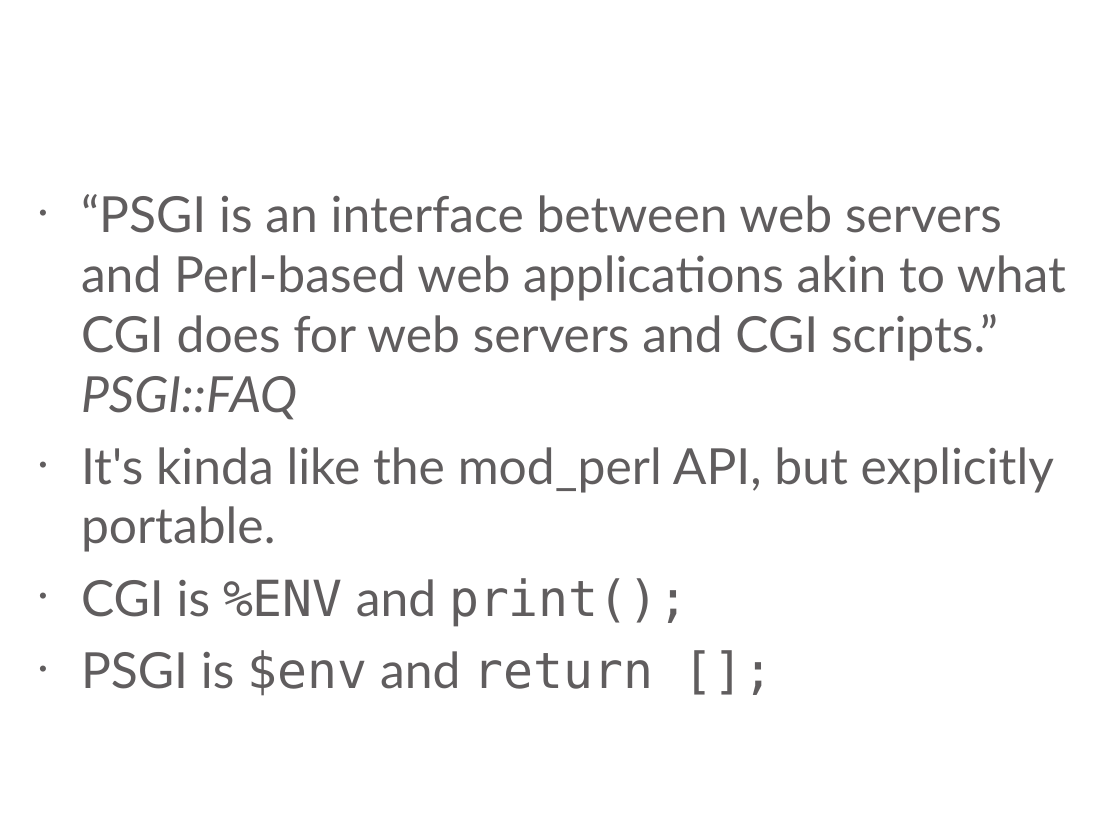
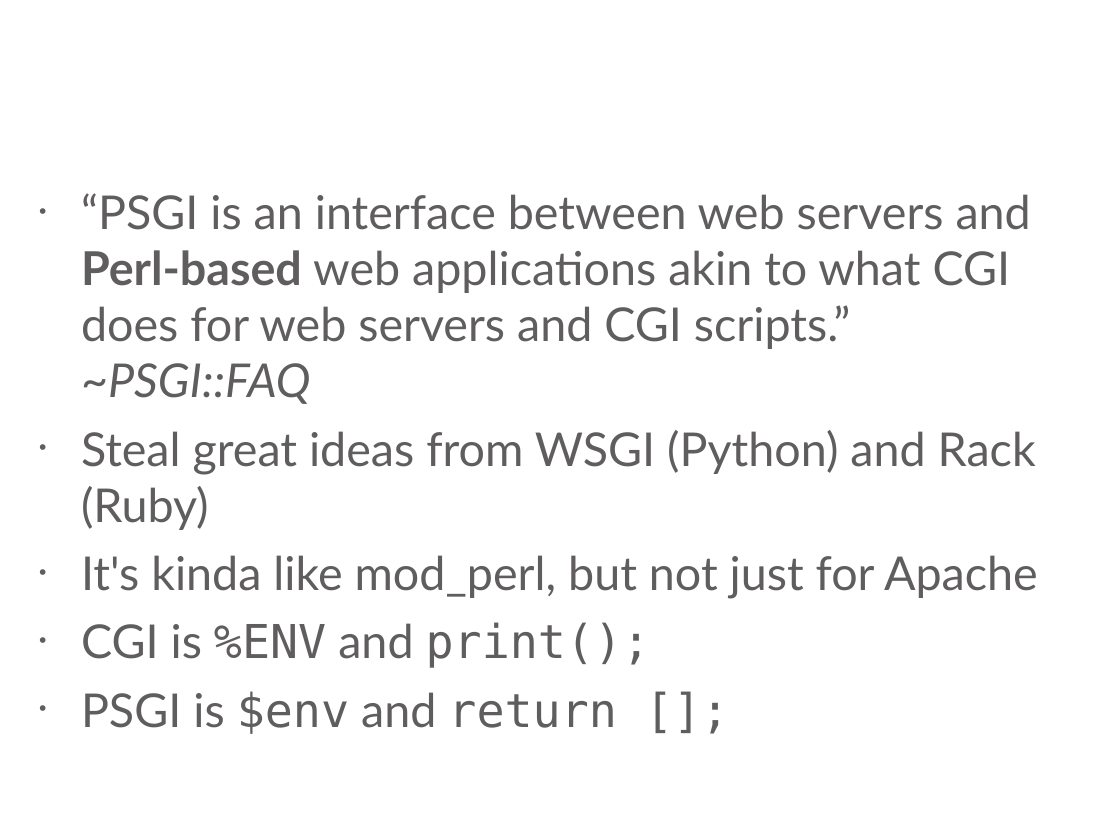
Before and after one commit to stash/vanpm-psgi, a slide deck: slide 3 of slides.odp. Drawn at 1120x840 pixels with LibreOffice and Linux fonts; fonts in the diff are those of the drawing; background and template pictures are left out. Boxes give left, top, right and bottom in pixels: in the first picture for what was removed or moved away, otherwise in the second. Text is boxed around its words. In the diff, an @@ line names an element or a change of style, - is before the commit and + after.

Commit message:
updated slides

```diff
--- a/slides.odp
+++ b/slides.odp
@@ text at bbox=[81, 193, 1038, 599]: text changed; size 32 to 30 pt @@
-• “PSGI is an interface between web servers and Perl-based web applications akin to what CGI does for web servers and CGI scripts.” PSGI::FAQ
-• It's kinda like the mod_perl API, but explicitly portable.
+• “PSGI is an interface between web servers and Perl-based web applications akin to what CGI does for web servers and CGI scripts.” ~PSGI::FAQ
+• Steal great ideas from WSGI (Python) and Rack (Ruby)
+• It's kinda like mod_perl, but not just for Apache
@@ text at bbox=[81, 622, 651, 734]: size 32 to 30 pt in "CGI is %ENV and print();", "PSGI is $env and return [];" @@
```
Also in this commit, not shown: 7 slides added.
